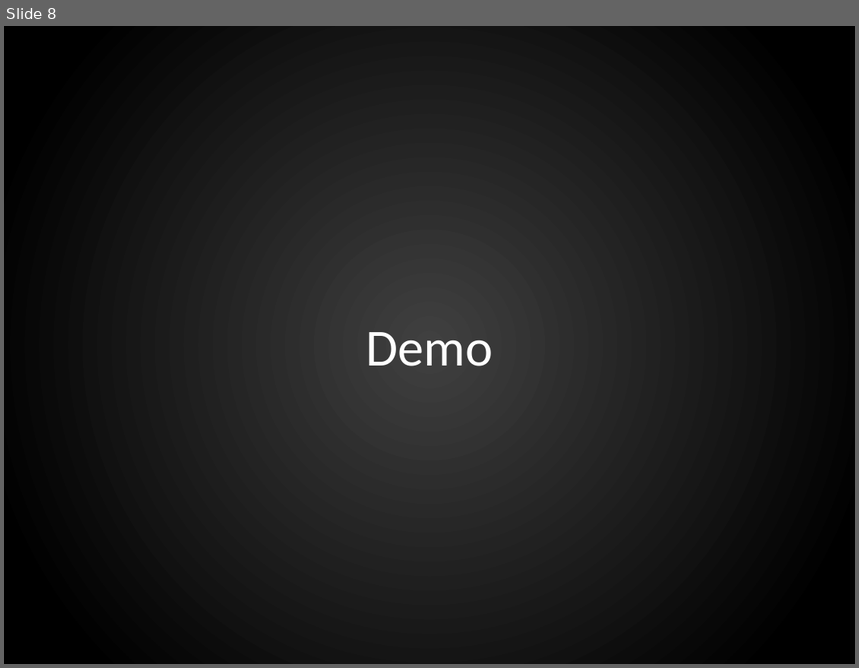
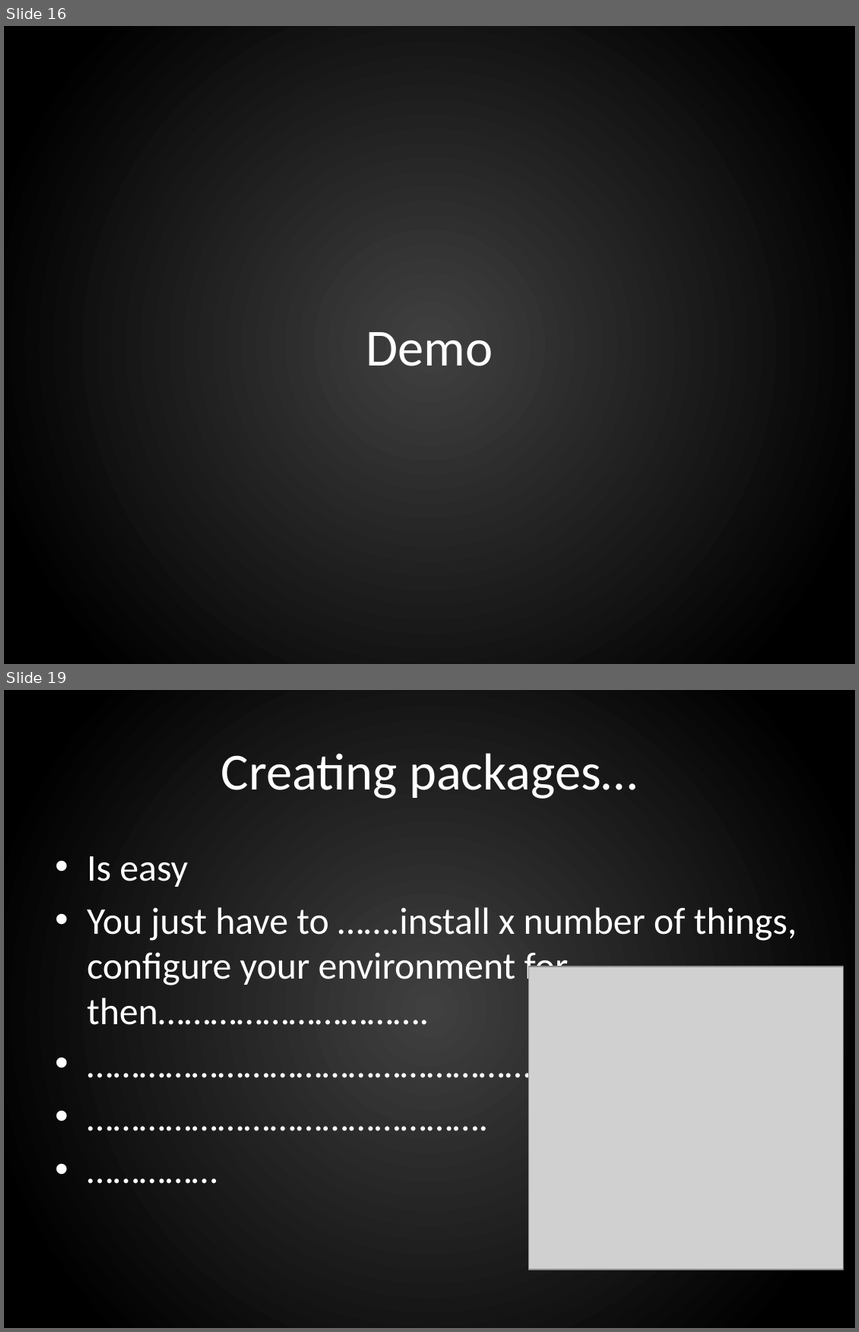
Before and after one commit to ferventcoder/presentations, a slide deck: windows/chocolatey/chocolatey.pptx. Shown one above the other, each under a label of ours: slide 8 before the commit, slides 16 and 19 after it; the slides between them are not shown. The pictures are 859x668 and 859x1332 pixels, drawn with LibreOffice and Linux fonts; fonts in the diff are those of the drawing; grey boxes stand for pictures; background and template pictures are left out. Boxes give left, top, right and bottom in pixels: in the first picture for what was removed or moved away, otherwise in the second. Text is boxed around its words. In the diff, an @@ line names an element or a change of style, - is before the commit and + after.

```diff
--- a/windows/chocolatey/chocolatey.pptx
+++ b/windows/chocolatey/chocolatey.pptx
@@ slide 19 added at [4,690,855,1328], background gradient #404040 to #000000 @@
@@ title added at [221,753,637,799], 44 pt, text #FFFFFF @@
+Creating packages…
@@ text added at [87,856,797,1025], 32 pt, text #FFFFFF @@
+• Is easy
+• You just have to …….install x number of things, configure your environment for……then………………………….
+• …………………………………………….
+• ……………………………………….
+• ……………
@@ picture added at [529,967,843,1270] @@
@@ what was slide 8 is now slide 16 @@
```
Also in this commit, not shown: 4 slides changed, 16 other slides added, 2 slides removed.
